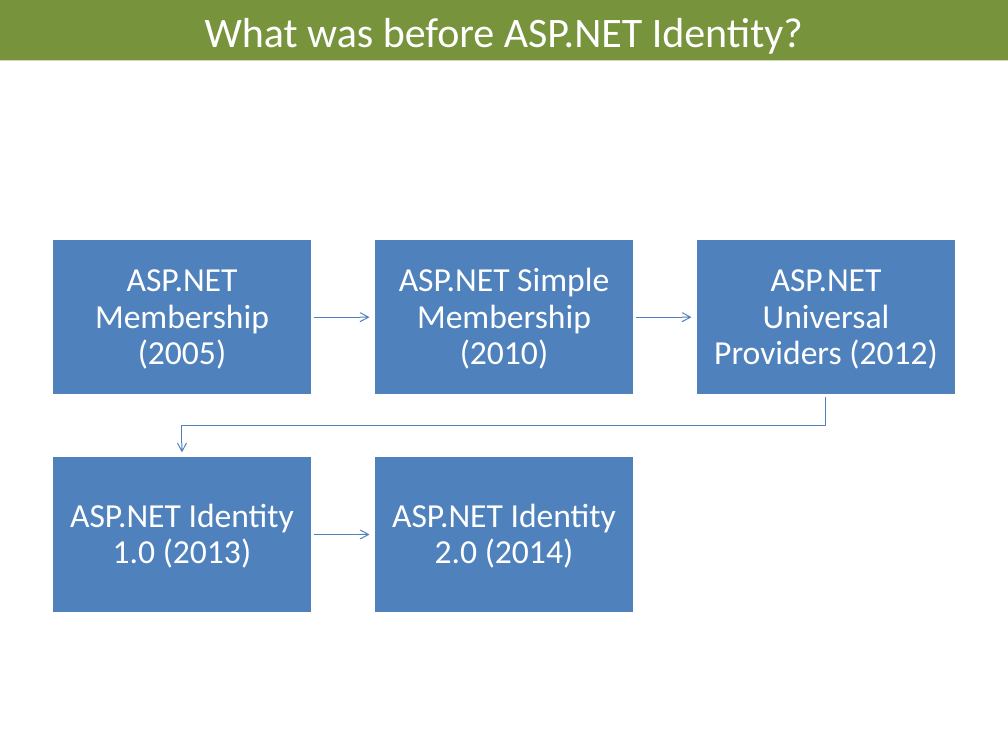
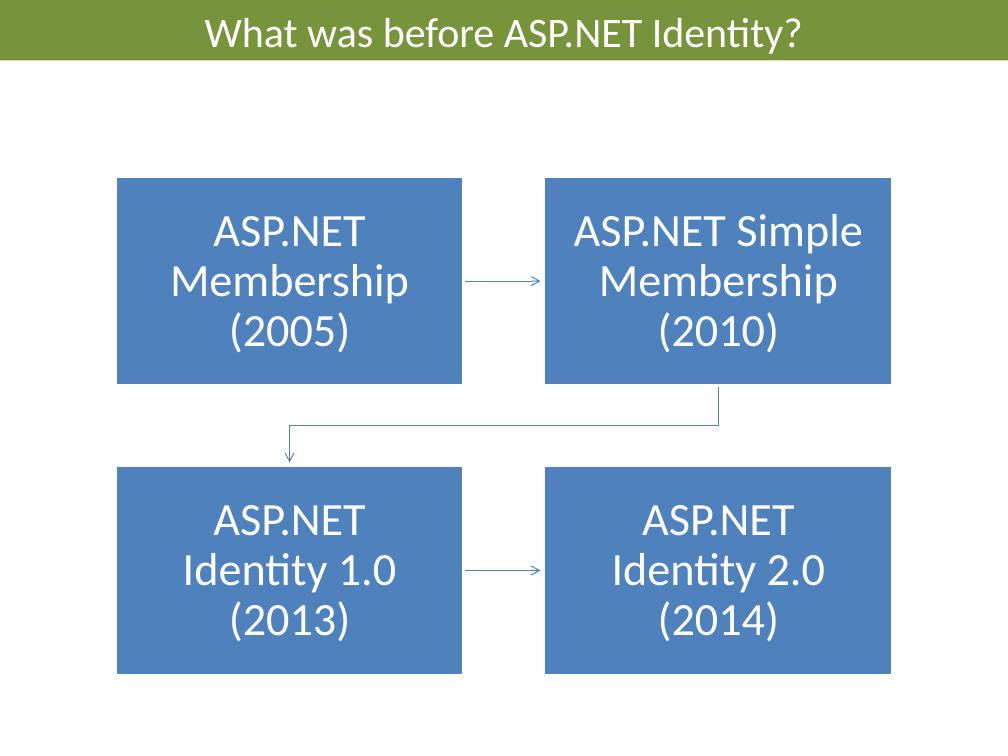
Before and after one commit to AndreasElffors/IdentityTemplate, a slide deck: slide 14 of Documents/Identity-Introduction.pptx (slide 10 before the commit). Drawn at 1008x756 pixels with LibreOffice and Linux fonts; fonts in the diff are those of the drawing; background and template pictures are left out. Boxes give left, top, right and bottom in pixels: in the first picture for what was removed or moved away, otherwise in the second. Text is boxed around its words. In the diff, an @@ line names an element or a change of style, - is before the commit and + after.

```diff
--- a/Documents/Identity-Introduction.pptx
+++ b/Documents/Identity-Introduction.pptx
@@ text "ASP.NET Membership (2005)": place and size @@
-text "ASP.NET Membership (2005)" at <box>95,269,269,369</box>
+text "ASP.NET Membership (2005)" at <box>170,216,409,352</box>
@@ rectangle: place and size @@
-rectangle at <box>51,239,313,396</box>
+rectangle at <box>115,176,464,386</box>
@@ text "ASP.NET Simple Membership (2010)": place and size @@
-text "ASP.NET Simple Membership (2010)" at <box>399,267,609,369</box>
+text "ASP.NET Simple Membership (2010)" at <box>574,214,862,352</box>
@@ rectangle: place and size @@
-rectangle at <box>696,239,958,396</box>
+rectangle at <box>544,176,893,386</box>
@@ rectangle removed at <box>373,239,635,396</box> @@
@@ text removed at <box>714,269,937,369</box> @@
-ASP.NET Universal Providers (2012)
@@ freeform shape: place and size @@
-freeform shape at <box>312,312,369,323</box>
+freeform shape at <box>464,276,540,286</box>
@@ freeform shape removed at <box>635,312,691,323</box> @@
@@ freeform shape: place and size @@
-freeform shape at <box>182,395,827,452</box>
+freeform shape at <box>289,386,718,463</box>
@@ text "ASP.NET Identity 1.0 (2013)": place and size @@
-text "ASP.NET Identity 1.0 (2013)" at <box>70,503,294,568</box>
+text "ASP.NET Identity 1.0 (2013)" at <box>183,505,396,641</box>
@@ rectangle: place and size @@
-rectangle at <box>51,456,313,613</box>
+rectangle at <box>115,466,464,675</box>
@@ size 24 to 33 pt; more space between paragraphs in 4 elements at <box>170,216,409,352</box>, <box>183,505,396,641</box>, <box>574,214,862,352</box>, <box>612,505,825,641</box> @@
@@ text "ASP.NET Identity 2.0 (2014)": place and size @@
-text "ASP.NET Identity 2.0 (2014)" at <box>392,503,616,568</box>
+text "ASP.NET Identity 2.0 (2014)" at <box>612,505,825,641</box>
@@ rectangle: place and size @@
-rectangle at <box>373,456,635,613</box>
+rectangle at <box>544,466,893,675</box>
@@ freeform shape: place and size @@
-freeform shape at <box>312,529,369,539</box>
+freeform shape at <box>464,565,540,576</box>
```
Also in this commit, not shown: 7 other slides changed, 6 slides added, 1 slide removed.
